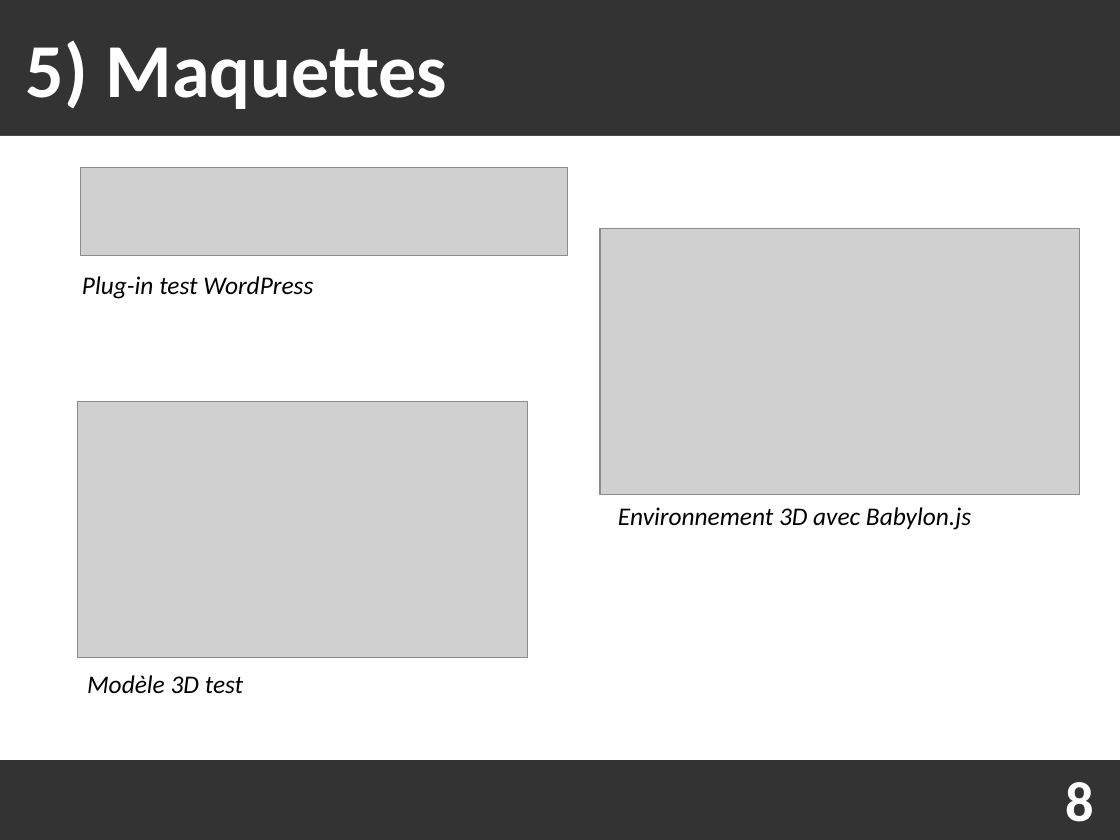
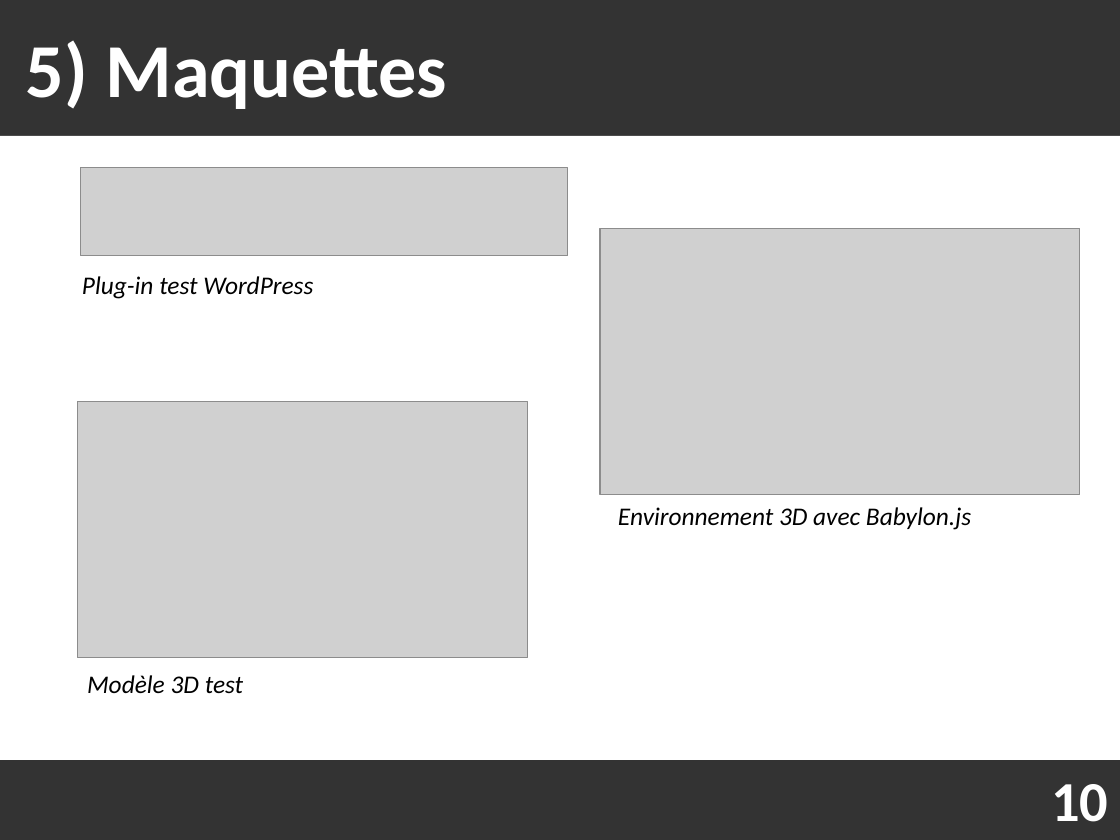
Before and after one commit to Fabou58/PROJET_5, a slide deck: slide 10 of soutenance/soutenance.odp (slide 8 before the commit). Drawn at 1120x840 pixels with LibreOffice and Linux fonts; fonts in the diff are those of the drawing; grey boxes stand for pictures. Boxes give left, top, right and bottom in pixels: in the first picture for what was removed or moved away, otherwise in the second. Text is boxed around its words. In the diff, an @@ line names an element or a change of style, - is before the commit and + after.

```diff
--- a/soutenance/soutenance.odp
+++ b/soutenance/soutenance.odp
@@ text at (x1=1051, y1=784, x2=1108, y2=822): text changed @@
-8
+10
```
Also in this commit, not shown: 2 other slides changed, 3 slides added, 1 slide removed, 3 other files.
